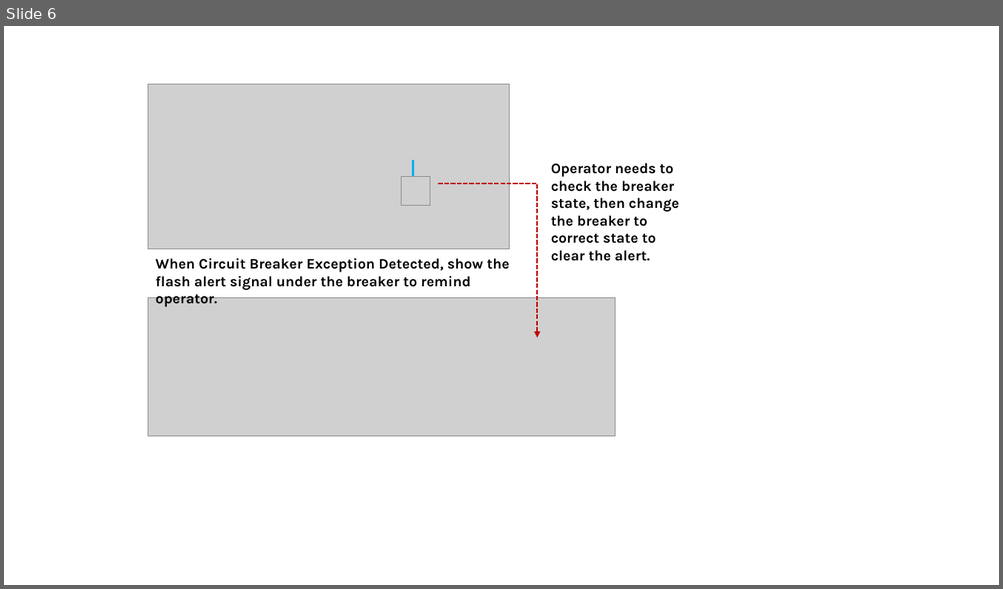
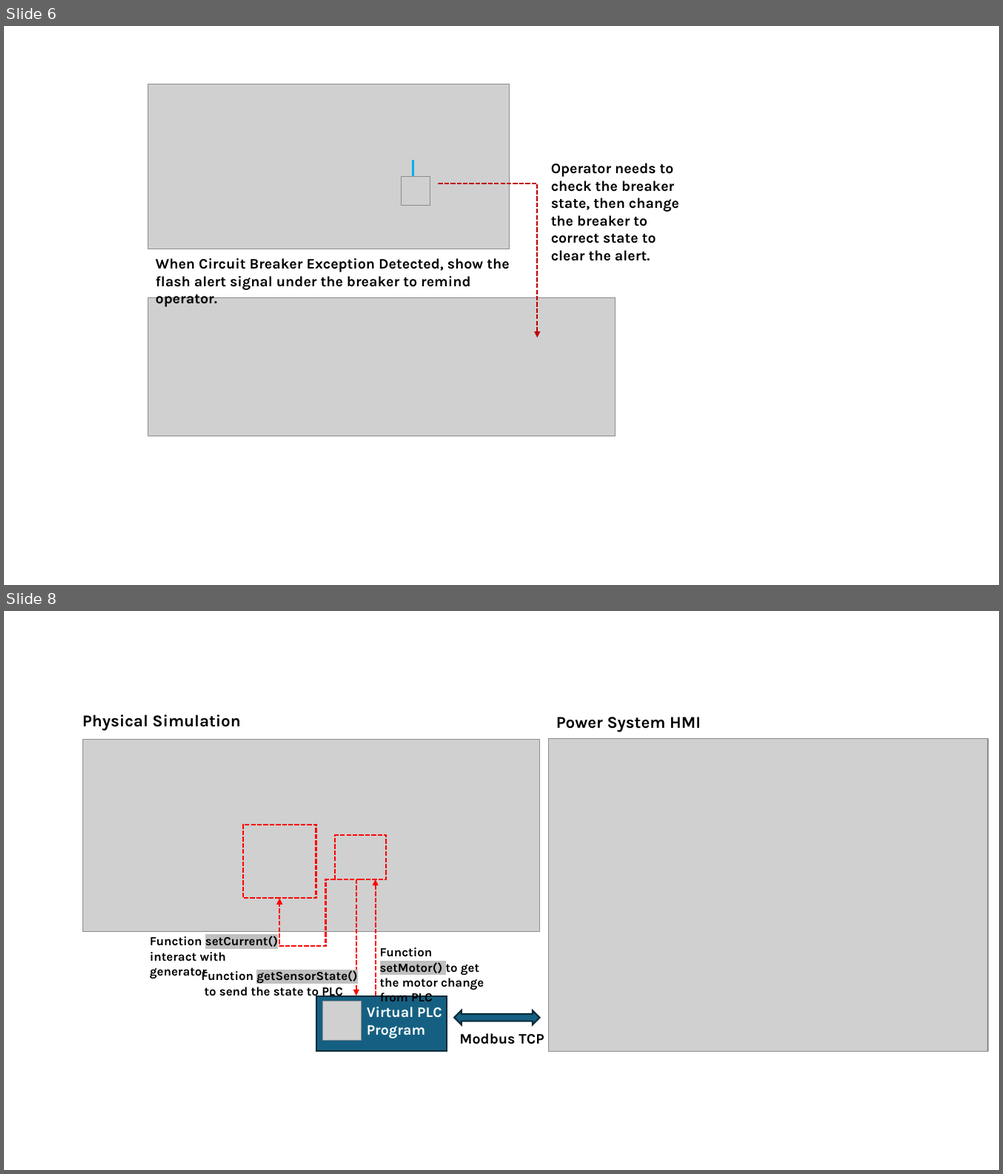
Before and after one commit to LiuYuancheng/IT_OT_IoT_Cyber_Security_Workshop, a slide deck: OT_System_Attack_Case_Study/Power_CircuitBreaker/img/designDoc.pptx. Shown one above the other, each under a label of ours: slide 6 before the commit, slides 6 and 8 after it; the slides between them are not shown. The pictures are 1003x589 and 1003x1174 pixels, drawn with LibreOffice and Linux fonts; fonts in the diff are those of the drawing; grey boxes stand for pictures. Boxes give left, top, right and bottom in pixels: in the first picture for what was removed or moved away, otherwise in the second. Text is boxed around its words. In the diff, an @@ line names an element or a change of style, - is before the commit and + after.

```diff
--- a/OT_System_Attack_Case_Study/Power_CircuitBreaker/img/designDoc.pptx
+++ b/OT_System_Attack_Case_Study/Power_CircuitBreaker/img/designDoc.pptx
@@ slide 8 added at (x1=4, y1=611, x2=999, y2=1170), background #FFFFFF @@
@@ text added at (x1=82, y1=715, x2=240, y2=731), 16 pt, text #000000, bold @@
+Physical Simulation
@@ text added at (x1=556, y1=717, x2=700, y2=732), 16 pt, text #000000, bold @@
+Power System HMI
@@ picture added at (x1=82, y1=739, x2=539, y2=932) @@
@@ picture added at (x1=549, y1=738, x2=987, y2=1052) @@
@@ rectangle added at (x1=243, y1=825, x2=316, y2=899), outline #FF0000 1.5 pt dashed @@
@@ rectangle added at (x1=336, y1=835, x2=387, y2=880), outline #FF0000 1.5 pt dashed @@
@@ elbow arrow added from (336, 880) to (279, 898), #FF0000 1.5 pt dashed @@
@@ arrow added from (356, 880) to (356, 996), #FF0000 1.5 pt dashed @@
@@ arrow added from (375, 996) to (375, 880), #FF0000 1.5 pt dashed @@
@@ text added at (x1=150, y1=936, x2=278, y2=980), 12 pt, text #000000, bold @@
+Function setCurrent() interact with generator
@@ text added at (x1=380, y1=948, x2=484, y2=1002), 12 pt, text #000000, bold @@
+Function setMotor() to get the motor change from PLC
@@ text added at (x1=201, y1=970, x2=357, y2=999), 12 pt, text #000000, bold @@
+Function getSensorState() to send the state to PLC
@@ rectangle added at (x1=316, y1=997, x2=447, y2=1052), fill #156082, outline #092A39 1.5 pt @@
@@ picture added at (x1=323, y1=1002, x2=361, y2=1041) @@
@@ text added at (x1=367, y1=1007, x2=441, y2=1039), 14 pt, text #FFFFFF, bold @@
+Virtual PLC Program
@@ left right arrow added at (x1=454, y1=1011, x2=540, y2=1025), fill #156082, outline #092A39 1.5 pt @@
@@ text added at (x1=459, y1=1034, x2=543, y2=1045), 14 pt, text #000000, bold @@
+Modbus TCP
```
Also in this commit, not shown: 1 other slide added, 4 other files.
